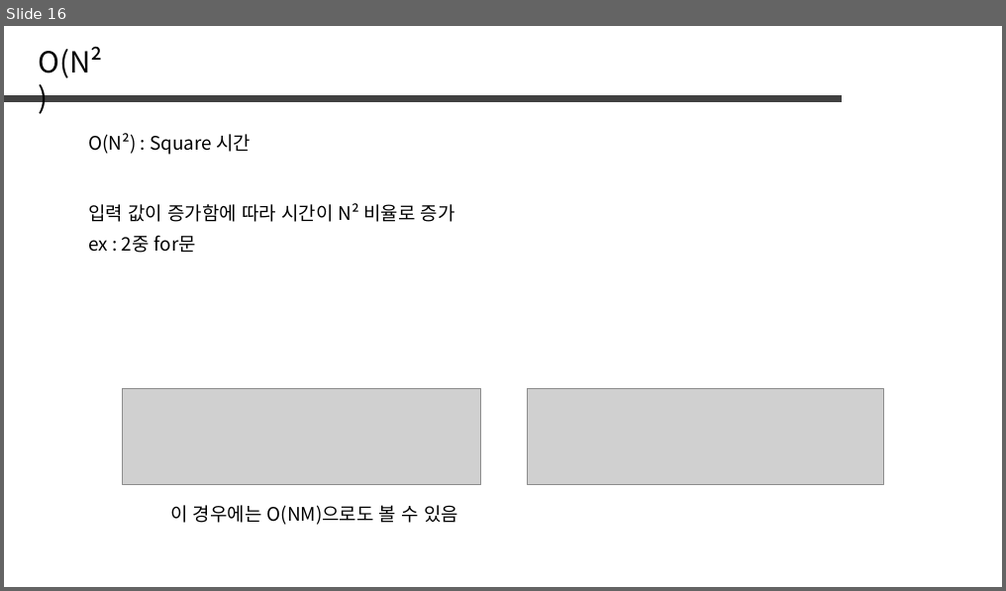
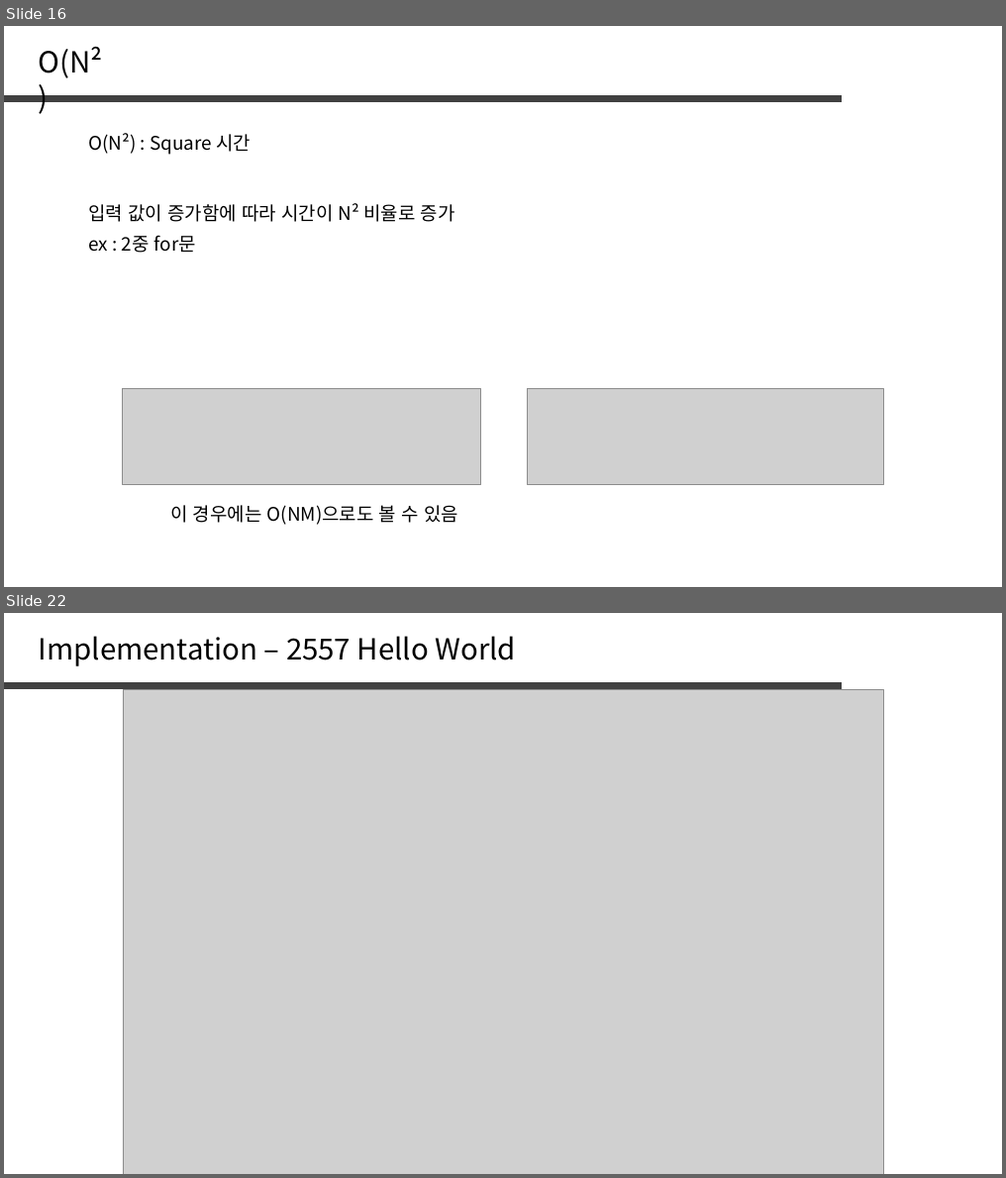
Before and after one commit to jaehoo1/PS-study, a slide deck: study/1_OT.pptx. Shown one above the other, each under a label of ours: slide 16 before the commit, slides 16 and 22 after it; the slides between them are not shown. The pictures are 1006x591 and 1006x1178 pixels, drawn with LibreOffice and Linux fonts; fonts in the diff are those of the drawing; grey boxes stand for pictures. Boxes give left, top, right and bottom in pixels: in the first picture for what was removed or moved away, otherwise in the second. Text is boxed around its words. In the diff, an @@ line names an element or a change of style, - is before the commit and + after.

```diff
--- a/study/1_OT.pptx
+++ b/study/1_OT.pptx
@@ slide 22 added at (4,613,1002,1174), background #FFFFFF @@
@@ text added at (39,636,516,666), 28 pt, text #000000 @@
+Implementation – 2557 Hello World
@@ line added from (4, 685) to (843, 685), #404040 6 pt @@
@@ picture added at (123,690,884,1174) @@
```
Also in this commit, not shown: 1 slide changed, 7 other slides added.
